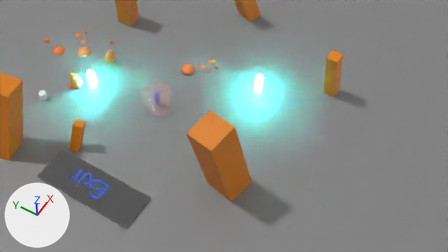
Two versions of the Blender file examples/bevy_gltf_blueprints/multiple_levels_multiple_blendfiles/art/start_level.blend, one commit apart.
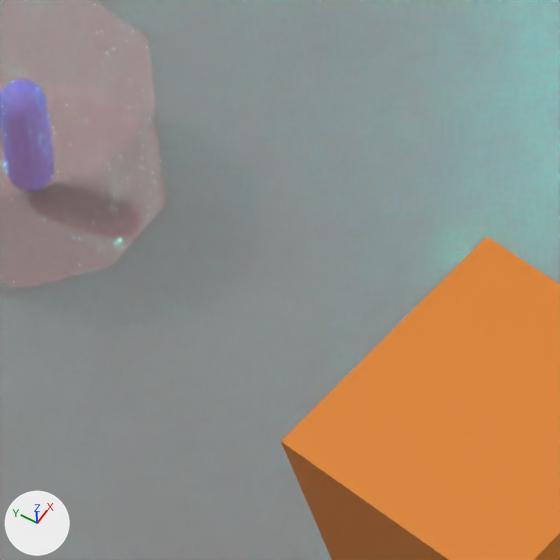
The first picture shows the older version from the file's camera 'Camera'. The close-ups show both versions on the part from 34% to 49% of the width and 33% to 58% of the height of that picture; other places that the commit changed are outside them. Arrows for +X, +Y and +Z are at lower left; the lights stay in place.

The older version as bpy lines, for what is in view:
```python
me_plane = bpy.data.meshes.new('Plane')
me_plane.from_pydata([(-50.0, -50.0, 0.0), (50.0, -50.0, 0.0), (-50.0, 50.0, 0.0), (50.0, 50.0, 0.0)], [], [(0, 1, 3, 2)])
me_plane.materials.append(mat_material_005)  # grey #818181
ob_ground = bpy.data.objects.new('Ground', me_plane)
ob_ground.location = (0.0, 0.0, 0.0)
ob_ground.scale = (0.935, 0.935, 0.468)
ob_pillar_004 = bpy.data.objects.new('Pillar.004', None)
ob_pillar_004.location = (-5.82, -7.55, -1.17)
ob_pillar_004.rotation_euler = (-0.0931, -0.173, -0.188)  # degrees (-5.3, -10, -11)
ob_pillar_004.scale = (1.68, 1.68, 1.68)
ob_pillar_004.instance_type = 'COLLECTION'
ob_pillar_004.instance_collection = col_pillar
ob_player = bpy.data.objects.new('Player', None)
ob_player.location = (-1.1, 5.75, 1.22)
ob_player.instance_type = 'COLLECTION'
ob_player.instance_collection = col_player
```
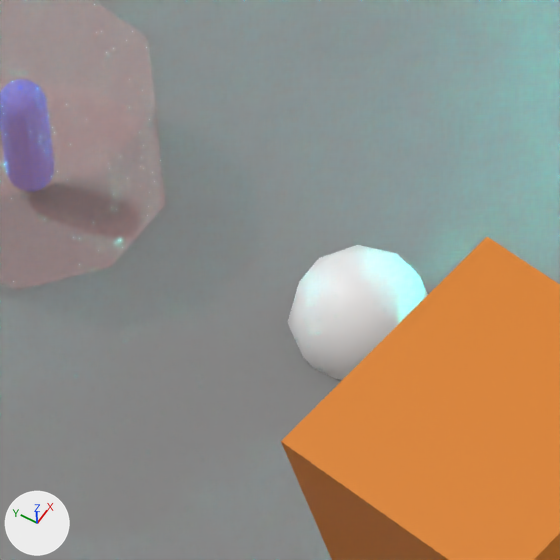
Patch to the scene script:
```diff
--- a/examples/bevy_gltf_blueprints/multiple_levels_multiple_blendfiles/art/start_level.blend.py
+++ b/examples/bevy_gltf_blueprints/multiple_levels_multiple_blendfiles/art/start_level.blend.py
@@ me_icosphere @@
+me_icosphere.from_pydata(...)  # an icosphere of 80 faces spanning x -0.95..0.95, y -1.0..1.0, z -1.0..1.0
+me_icosphere.polygons.foreach_set('use_smooth', [True] * 80)
@@ ob_somemesh @@
+ob_somemesh = bpy.data.objects.new('SomeMesh', me_icosphere)
+ob_somemesh.location = (-0.68, 0.62, 0.2)
```

Where the change shows, as pixel boxes [x1, y1, x2, y2] in the close-ups (560 x 560 px):
'SomeMesh', added: after [287, 245, 428, 380]
